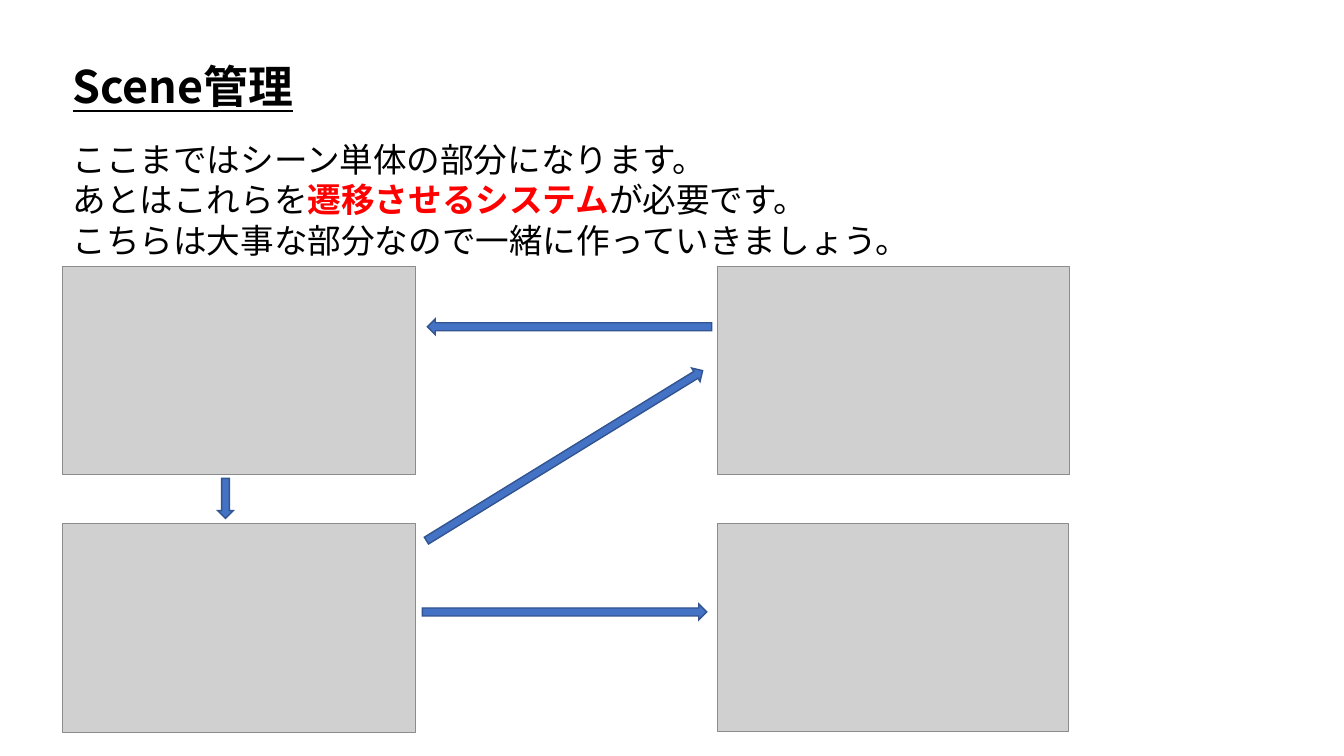
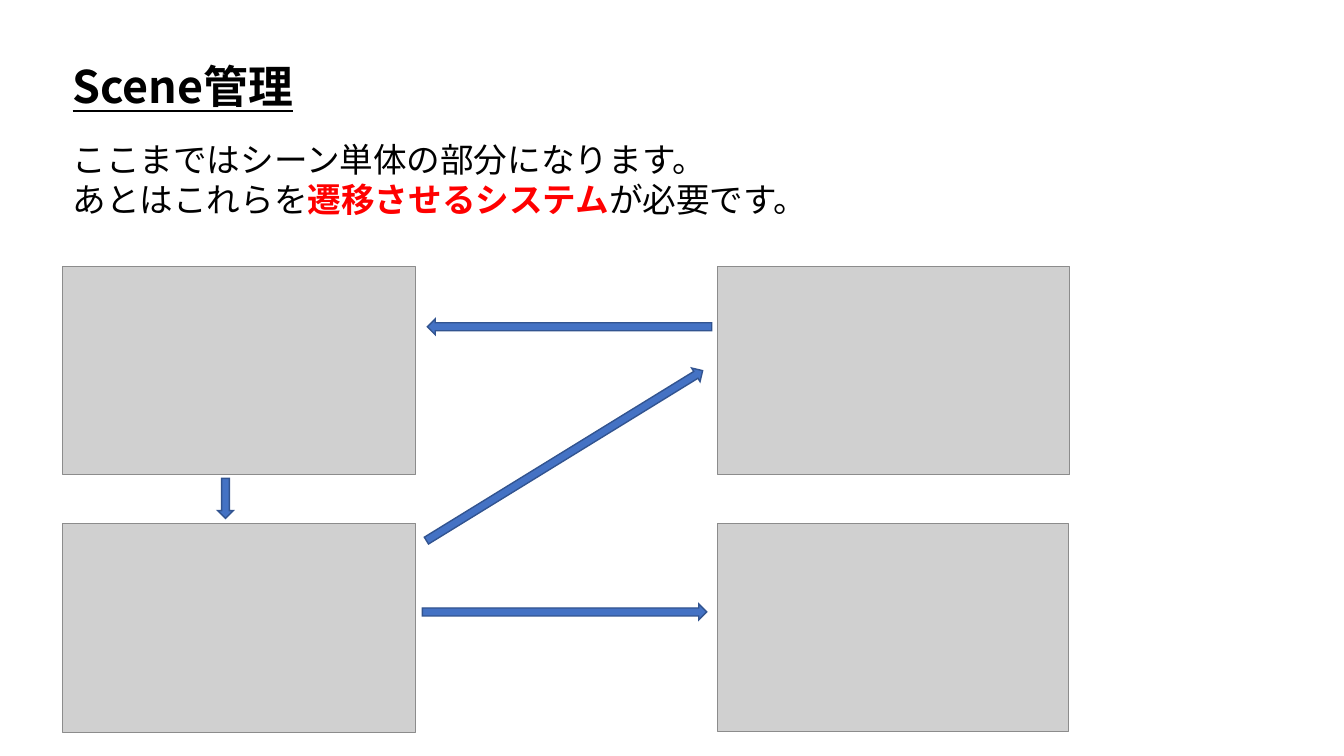
Before and after one commit to ArakiYusuke-Ohara/Textbook, a slide deck: slide 8 of ゲーム科1年/00_前期/ゲームプログラミングⅡ/01_シーン管理.pptx. Drawn at 1344x756 pixels with LibreOffice and Linux fonts; fonts in the diff are those of the drawing; grey boxes stand for pictures. Boxes give left, top, right and bottom in pixels: in the first picture for what was removed or moved away, otherwise in the second. Text is boxed around its words. In the diff, an @@ line names an element or a change of style, - is before the commit and + after.

```diff
--- a/ゲーム科1年/00_前期/ゲームプログラミングⅡ/01_シーン管理.pptx
+++ b/ゲーム科1年/00_前期/ゲームプログラミングⅡ/01_シーン管理.pptx
@@ text at (72, 224, 908, 256): paragraph removed @@
-こちらは大事な部分なので一緒に作っていきましょう。
```
Also in this commit, not shown: 2 other slides changed, 12 other files.
